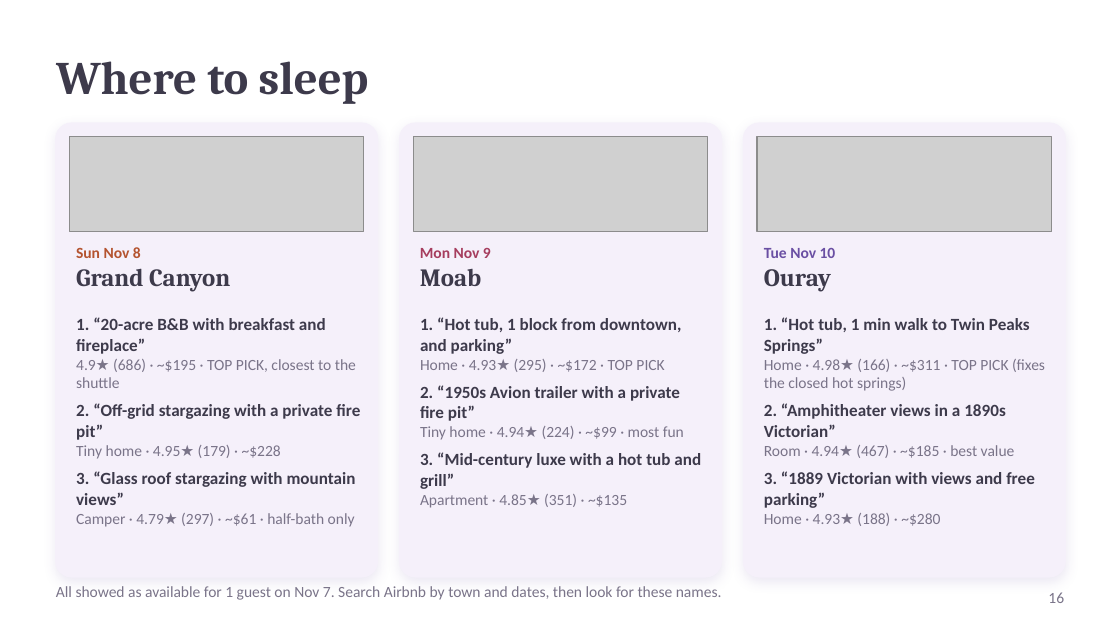
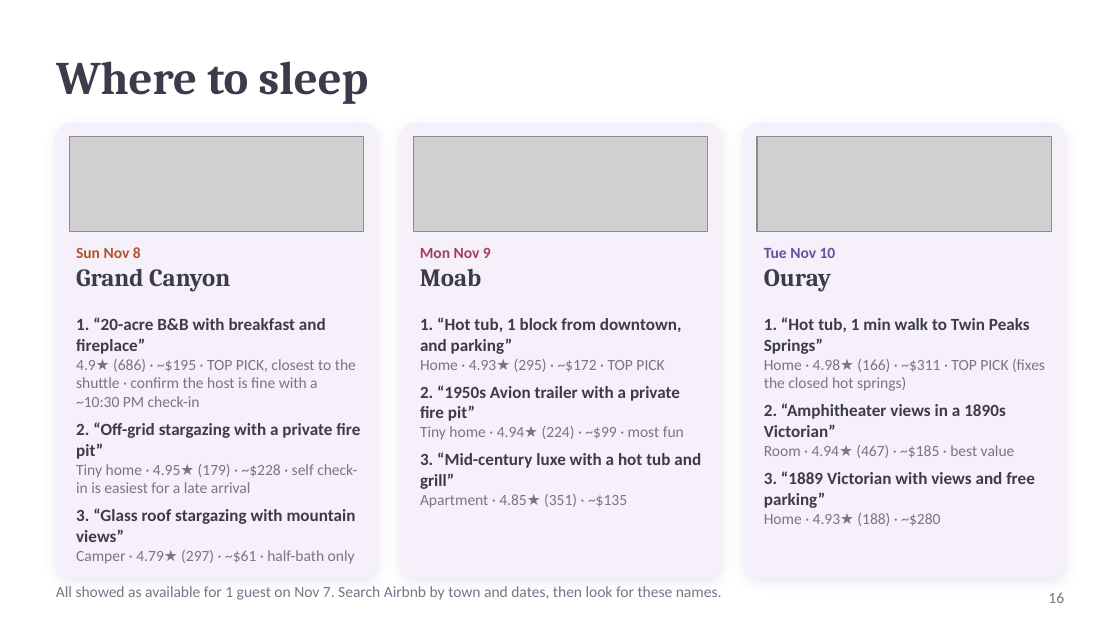
Before and after one commit to kohl-crypto/desert-to-divide, a slide deck: slide 16 of Desert-to-Divide-Tour-Guide.pptx. Drawn at 1120x630 pixels with LibreOffice and Linux fonts; fonts in the diff are those of the drawing; grey boxes stand for pictures. Boxes give left, top, right and bottom in pixels: in the first picture for what was removed or moved away, otherwise in the second. Text is boxed around its words. In the diff, an @@ line names an element or a change of style, - is before the commit and + after.

```diff
--- a/Desert-to-Divide-Tour-Guide.pptx
+++ b/Desert-to-Divide-Tour-Guide.pptx
@@ text at (76,359,356,407): text changed @@
-4.9★ (686) · ~$195 · TOP PICK, closest to the shuttle
+4.9★ (686) · ~$195 · TOP PICK, closest to the shuttle · confirm the host is fine with a ~10:30 PM check-in
@@ text at (76,464,357,493): text changed @@
-Tiny home · 4.95★ (179) · ~$228
+Tiny home · 4.95★ (179) · ~$228 · self check-in is easiest for a late arrival
```
Also in this commit, not shown: 13 other slides changed, 1 slide added, 1 slide removed, 4 other files.
